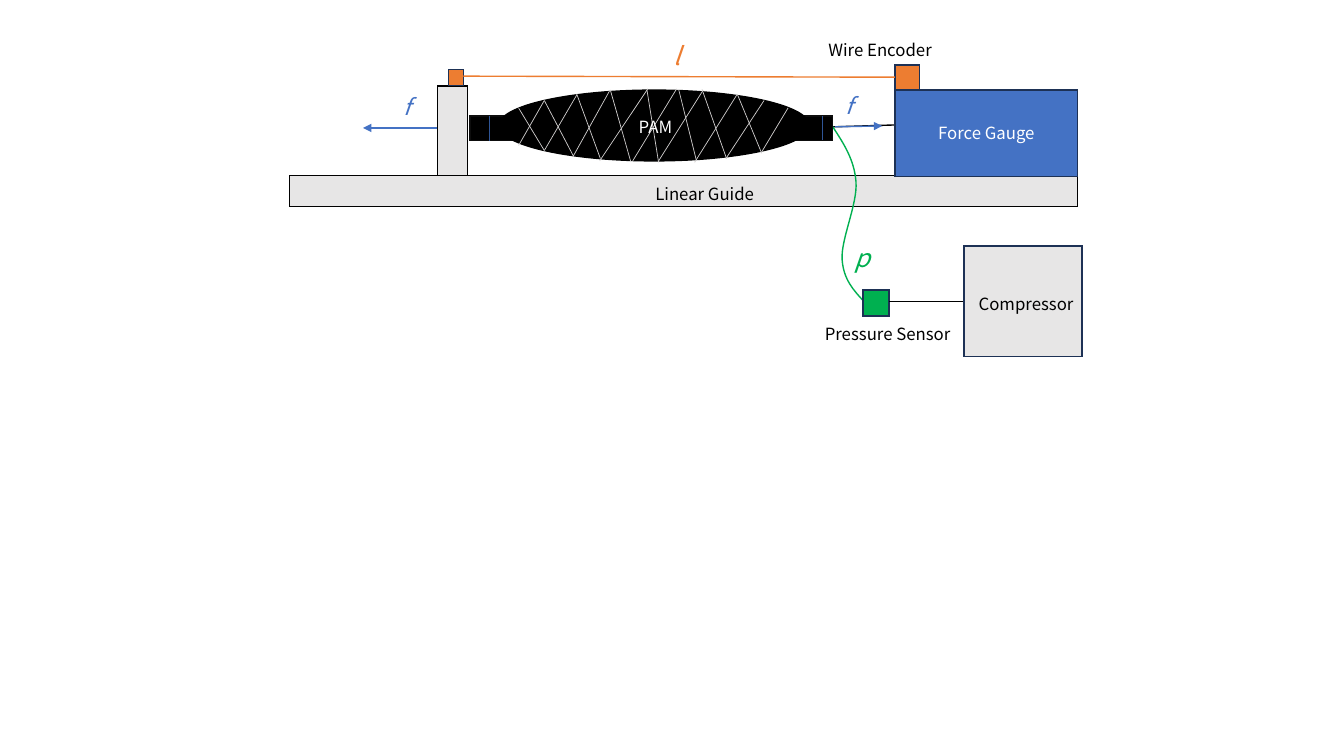
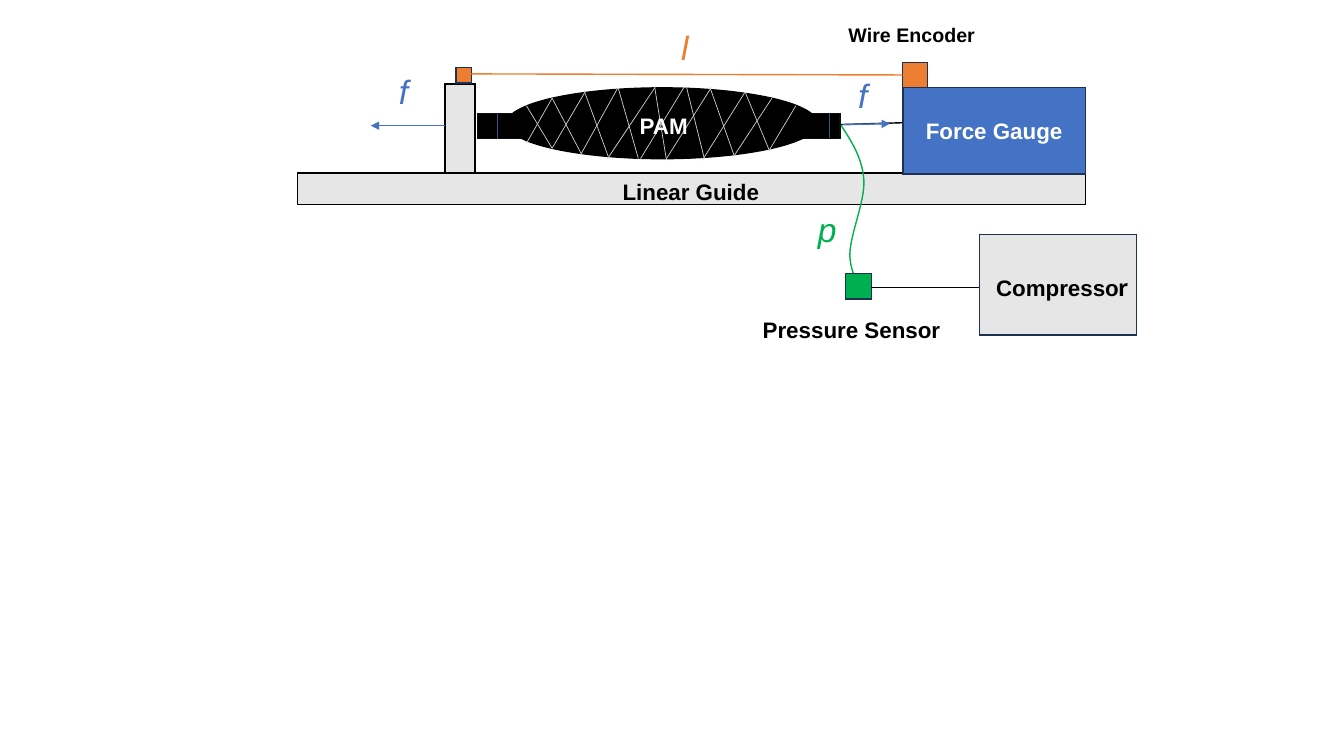
Before and after one commit to milky766/SII_thesis, a slide deck: slide 10 of fig/thesis_fig.pptx. Drawn at 1344x756 pixels with LibreOffice and Linux fonts; fonts in the diff are those of the drawing. Boxes give left, top, right and bottom in pixels: in the first picture for what was removed or moved away, otherwise in the second. Text is boxed around its words. In the diff, an @@ line names an element or a change of style, - is before the commit and + after.

```diff
--- a/fig/thesis_fig.pptx
+++ b/fig/thesis_fig.pptx
@@ text "l" moved from (x1=673, y1=52, x2=680, y2=66) to (x1=681, y1=35, x2=688, y2=60) @@
@@ text "l" at (x1=681, y1=35, x2=688, y2=60): size 18 to 24 pt, font Noto Sans CJK JP to Arial @@
@@ text "Wire Encoder" moved from (x1=828, y1=42, x2=932, y2=57) to (x1=848, y1=27, x2=974, y2=43) @@
@@ text "Wire Encoder" at (x1=848, y1=27, x2=974, y2=43): size 12 to 14 pt, font Noto Sans CJK JP to Arial, bold on @@
@@ text "f" at (x1=399, y1=80, x2=408, y2=104): size 16 to 24 pt, font Noto Sans CJK JP to Arial @@
@@ text "f" moved from (x1=404, y1=100, x2=411, y2=115) to (x1=399, y1=80, x2=408, y2=104) @@
@@ text "f" moved from (x1=845, y1=101, x2=852, y2=114) to (x1=858, y1=84, x2=867, y2=108) @@
@@ text "f" at (x1=858, y1=84, x2=867, y2=108): size 16 to 24 pt, font Noto Sans CJK JP to Arial @@
@@ 11 lines, 5 rectangles, 2 arrows, 1 ellipse, 1 freeform shape moved together from (x1=289, y1=65, x2=1078, y2=301) to (x1=297, y1=63, x2=1086, y2=299) @@
@@ 3 lines, 1 rectangle moved together from (x1=449, y1=70, x2=788, y2=156) to (x1=456, y1=68, x2=797, y2=154) @@
@@ 7 lines moved together from (x1=464, y1=77, x2=907, y2=158) to (x1=472, y1=74, x2=915, y2=156) @@
@@ text "Linear Guide" moved from (x1=655, y1=186, x2=754, y2=200) to (x1=623, y1=183, x2=759, y2=205) @@
@@ text "p" at (x1=818, y1=224, x2=837, y2=249): size 18 to 24 pt, font Noto Sans CJK JP to Arial @@
@@ text "p" moved from (x1=854, y1=253, x2=870, y2=273) to (x1=818, y1=224, x2=837, y2=249) @@
@@ rectangle resized from (x1=965, y1=246, x2=1083, y2=356) to (x1=980, y1=235, x2=1137, y2=335) @@
@@ size 12 to 16 pt, font Noto Sans CJK JP to Arial, bold on in 5 elements at (x1=903, y1=88, x2=1086, y2=174), (x1=640, y1=116, x2=688, y2=139), (x1=623, y1=183, x2=759, y2=205), (x1=763, y1=322, x2=940, y2=339), (x1=996, y1=280, x2=1129, y2=301) @@
@@ text "Compressor" moved from (x1=979, y1=297, x2=1074, y2=314) to (x1=996, y1=280, x2=1129, y2=301) @@
@@ rectangle moved from (x1=863, y1=290, x2=889, y2=317) to (x1=846, y1=273, x2=872, y2=299) @@
@@ line moved from (889, 301) - (969, 301) to (871, 287) - (986, 287) @@
@@ text "Pressure Sensor" moved from (x1=825, y1=327, x2=950, y2=341) to (x1=763, y1=322, x2=940, y2=339) @@
```
Also in this commit, not shown: 21 other files.
